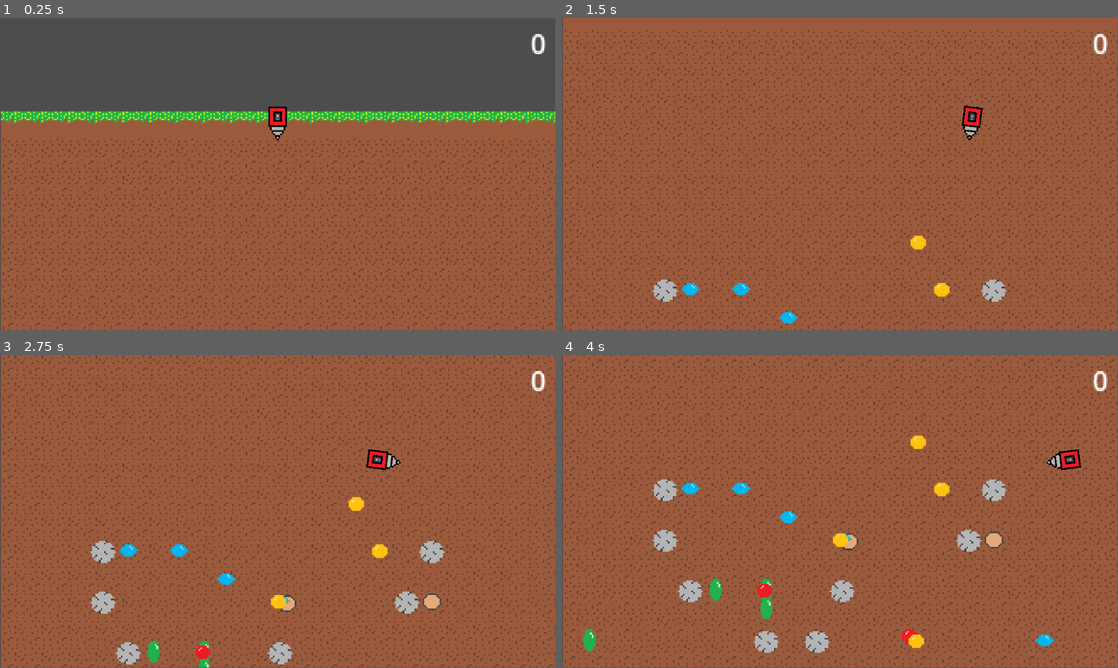
Above: before the commit, frames 1-4 (two rows, left to right).
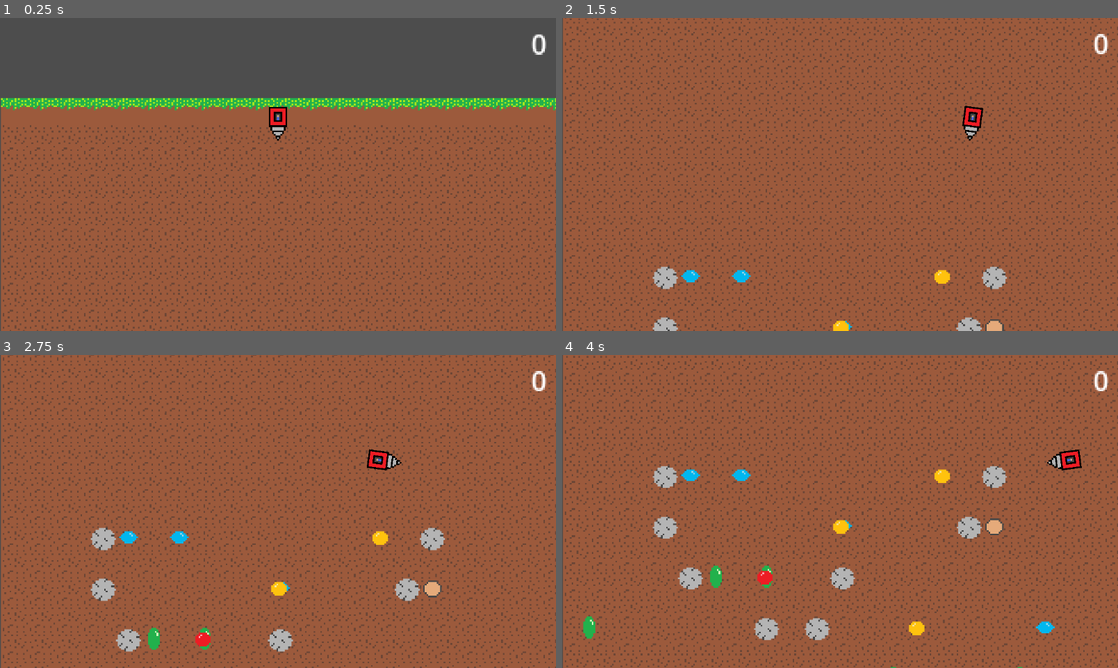
Above: after the commit, the same moments.

Repository: Anonymoose3210/project-core
Game: Godot game, scene res://Scenes/main.tscn
The game is run twice, just before and just after one commit, with the same random seed, the same clock (stepped at 60 frames per second) and the same inputs.
Inputs:
- Up to frame 1 (0.25 s): no input
- Up to frame 2 (1.5 s): hold Right (ui_right) 0.53-1.28 s; hold Left (ui_left) from 1.28 s (still down)
- Up to frame 3 (2.75 s): release Left (ui_left) at 2.03 s; hold Right (ui_right) from 2.03 s (still down)
- Up to frame 4 (4 s): release Right (ui_right) at 3.53 s; hold Left (ui_left) from 3.53 s (still down)
In our replay, the window is 799x449 before the commit and 800x450 after it. These sizes can differ from the game's own. Grey fills any space a smaller window leaves; there, only what the larger window draws over its background counts as a difference.

The runs differ from the first frame. In frame 1, 19% of the frame differs, in the area x 0-100%, y 0-100%; in frame 2, 18%; in frame 3, 20%; in frame 4, 22%.

Commit message:
Quick fixes
Removed Extra Resources being used as placeholders
fixed minor errors in object removal
changed formatting

Diff:
--- a/Scenes/main.tscn
+++ b/Scenes/main.tscn
@@ -3,12 +3,7 @@
 [ext_resource type="PackedScene" uid="uid://dco0qmdxyt2cm" path="res://Scenes/player.tscn" id="1_jjgbg"]
 [ext_resource type="Texture2D" uid="uid://58vk738au2uf" path="res://Sprites/core_tileset.png" id="2_bo1nx"]
 [ext_resource type="Script" uid="uid://dbflvepreacyh" path="res://Scripts/camera.gd" id="3_8gbba"]
-[ext_resource type="PackedScene" uid="uid://y1vhrotqkc32" path="res://Scenes/resources/gold_node.tscn" id="5_6bp64"]
-[ext_resource type="PackedScene" uid="uid://dul5lrx5oj3pe" path="res://Scenes/resources/iron_node.tscn" id="5_kry3j"]
 [ext_resource type="PackedScene" uid="uid://52tocwn2kq3r" path="res://Scenes/score_counter.tscn" id="6_21xkr"]
-[ext_resource type="PackedScene" uid="uid://cqtep5v26e8nv" path="res://Scenes/resources/diamond_node.tscn" id="8_hptm8"]
-[ext_resource type="PackedScene" uid="uid://ca5bwx14181sp" path="res://Scenes/resources/emerald_node.tscn" id="9_d1ilt"]
-[ext_resource type="PackedScene" uid="uid://c7q7fmgwihj3r" path="res://Scenes/resources/ruby_node.tscn" id="10_6iyac"]
 [ext_resource type="PackedScene" uid="uid://b0s686dj4334k" path="res://Scenes/world_edge.tscn" id="11_d1ilt"]
 [ext_resource type="Script" uid="uid://bl7fgdok3ejei" path="res://Scripts/stone_generator.gd" id="12_6iyac"]
 
@@ -33,41 +28,14 @@
 tile_set = SubResource("TileSet_jjvhh")
 
 [node name="Player" parent="." unique_id=1536310959 instance=ExtResource("1_jjgbg")]
-position = Vector2(164, 62)
+position = Vector2(164, 70)
 
 [node name="Obstacles" type="Node" parent="." unique_id=1992651764]
 
 [node name="Resources" type="Node" parent="." unique_id=585758247]
 
-[node name="Iron Node" parent="Resources" unique_id=819021951 instance=ExtResource("5_kry3j")]
-position = Vector2(169, 281)
-
-[node name="Gold Node" parent="Resources" unique_id=1636818370 instance=ExtResource("5_6bp64")]
-position = Vector2(211, 222)
-
-[node name="Diamond Node" parent="Resources" unique_id=1240254664 instance=ExtResource("8_hptm8")]
-position = Vector2(133, 267)
-
-[node name="Emerald Node" parent="Resources" unique_id=1091648910 instance=ExtResource("9_d1ilt")]
-position = Vector2(120, 321)
-
-[node name="Emerald Node2" parent="Resources" unique_id=664488413 instance=ExtResource("10_6iyac")]
-position = Vector2(206, 337)
-
-[node name="Gold Node2" parent="Resources" unique_id=955491442 instance=ExtResource("5_6bp64")]
-position = Vector2(142, 360)
-
-[node name="Emerald Node3" parent="Resources" unique_id=1654495628 instance=ExtResource("10_6iyac")]
-position = Vector2(168, 424)
-
-[node name="Diamond Node2" parent="Resources" unique_id=1651085906 instance=ExtResource("8_hptm8")]
-position = Vector2(93, 397)
-
-[node name="Emerald Node4" parent="Resources" unique_id=917651662 instance=ExtResource("9_d1ilt")]
-position = Vector2(237, 412)
-
 [node name="Camera2D" type="Camera2D" parent="." unique_id=267041265]
-position = Vector2(164, 62)
+position = Vector2(164, 70)
 offset = Vector2(0, 30)
 zoom = Vector2(3.5, 3.5)
 script = ExtResource("3_8gbba")
@@ -83,6 +51,7 @@
 grow_horizontal = 0
 grow_vertical = 1
 size_flags_horizontal = 8
+metadata/_edit_use_anchors_ = true
 
 [node name="World Edges" type="Node" parent="." unique_id=1041827389]
 
--- a/Scripts/camera.gd
+++ b/Scripts/camera.gd
@@ -8,5 +8,5 @@
 
 
 # Called every frame. 'delta' is the elapsed time since the previous frame.
-func _physics_process(delta: float) -> void:
+func _physics_process(_delta: float) -> void:
 	position.y = player.position.y
--- a/Scripts/gameController.gd
+++ b/Scripts/gameController.gd
@@ -11,4 +11,4 @@
 	if total_points > high_score:
 		high_score = total_points
 	total_points = 0
-	get_tree().reload_current_scene()
+	get_tree().reload_current_scene.call_deferred()
--- a/Scripts/player.gd
+++ b/Scripts/player.gd
@@ -3,14 +3,15 @@
 @export var speed = 100
 const pi = 3.14
 
-func _physics_process(delta: float) -> void:
+func _physics_process(_delta: float) -> void:
 
 	# changes rotation direction
+	var rotate_amount = 0
 	if Input.is_action_pressed("ui_left") and rotation_degrees < 75:
-		rotate(pi/24)
-	elif Input.is_action_pressed("ui_right") and rotation_degrees > -75:
-		rotate(-pi/24)
-
+		rotate_amount += pi/24
+	if Input.is_action_pressed("ui_right") and rotation_degrees > -75:
+		rotate_amount -= pi/24
+	rotate(rotate_amount)
 	# changes velocity based on current direction
 	velocity = transform.y * speed
 
--- a/Scripts/resource.gd
+++ b/Scripts/resource.gd
@@ -5,4 +5,4 @@
 func _on_area_2d_body_entered(body: Node2D) -> void:
 	if body is CharacterBody2D:
 		GameController.item_collected(score_value)
-		self.queue_free()
+		self.queue_free.call_deferred()
--- a/Scripts/stone_generator.gd
+++ b/Scripts/stone_generator.gd
@@ -26,7 +26,7 @@
 
 
 # Called every frame. 'delta' is the elapsed time since the previous frame.
-func _process(delta: float) -> void:
+func _process(_delta: float) -> void:
 	if y_pos - player.position.y < 400:
 		for n in range(RESOURCES_PER_LAYER):
 			x_pos = randi_range(1, 20) * 15
--- a/project.godot
+++ b/project.godot
@@ -20,6 +20,10 @@
 EventController="*uid://dw40jc202atga"
 GameController="*uid://7st6fvfdyept"
 
+[display]
+
+window/stretch/mode="viewport"
+
 [physics]
 
 3d/physics_engine="Jolt Physics"
